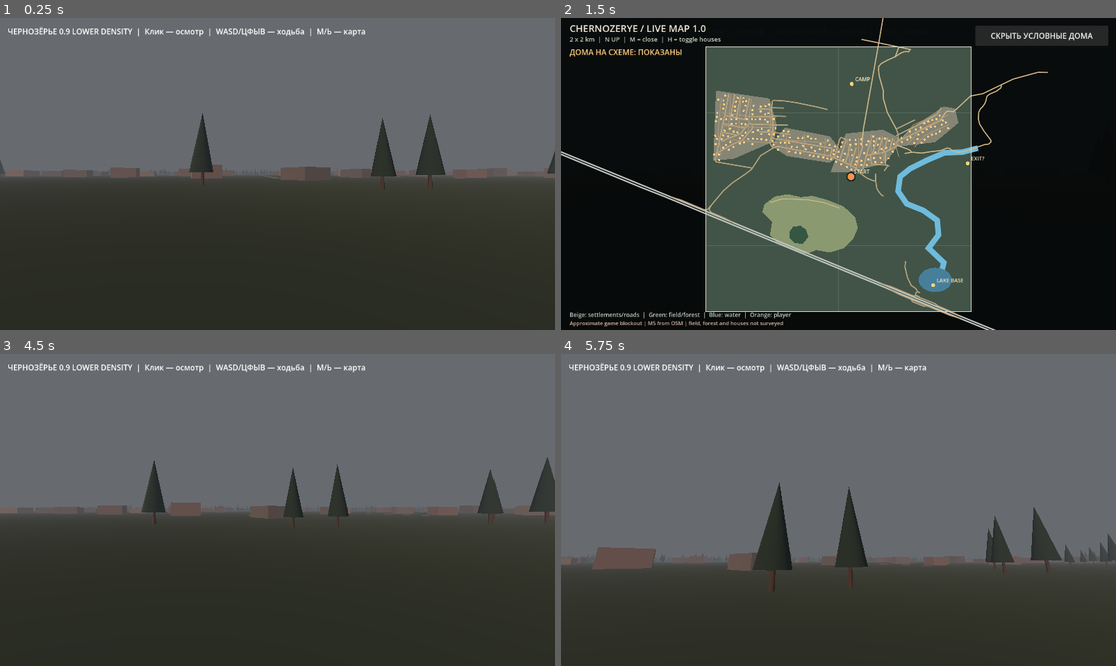
Above: before the commit, frames 1-4 (two rows, left to right).
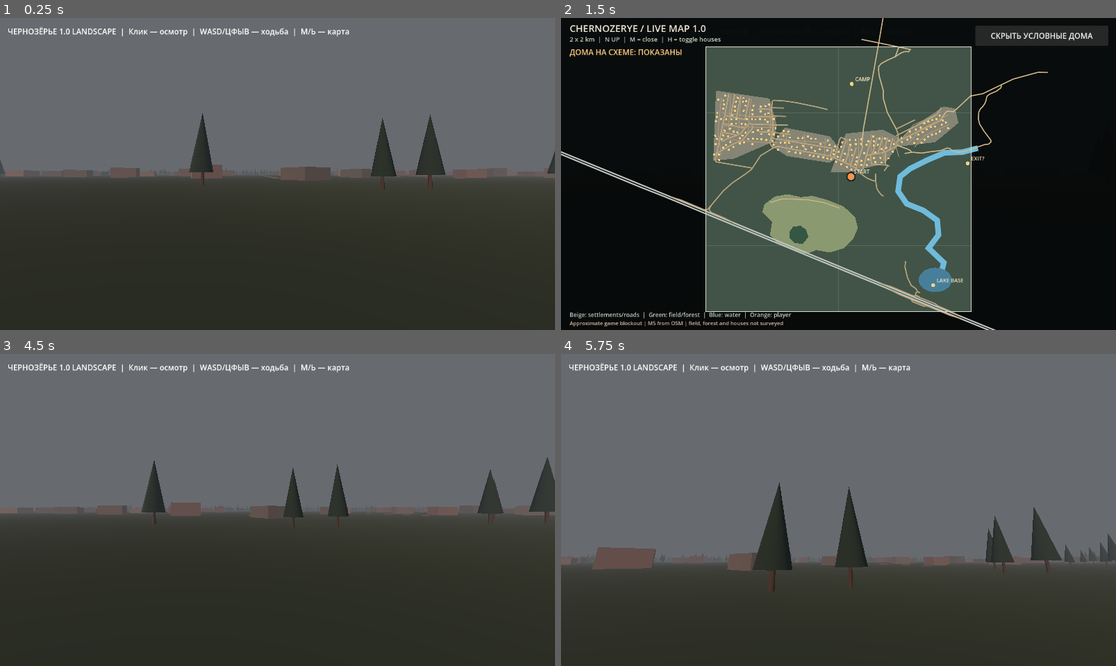
Above: after the commit, the same moments.

Repository: blacklambcult/chernozerye
Game: Godot game, scene res://main.tscn
Same seed, same stepped clock (60 frames per second), same inputs: the game is played once before the commit and once after it.
Inputs (mouse positions are in pixels of both pictures, inside the frame that each line leads up to):
- Up to frame 1 (0.25 s): no input
- Up to frame 2 (1.5 s): tap Enter at 0.5 s; move the mouse to (960, 158) at 0.52 s; hold D 0.53-1.25 s; tap M at 0.6 s; click (960, 158) at 0.67 s; tap Space at 0.77 s; click "ПОКАЗАТЬ УСЛОВНЫЕ ДОМА" at 1.25 s
- Up to frame 3 (4.5 s): click "СКРЫТЬ УСЛОВНЫЕ ДОМА" at 2 s; tap Space at 2.75, 3.02, 4.25 s; move the mouse to (166, 525) at 2.77 s; hold S 2.78-3.53 s; tap Shift at 2.85 s; tap Enter at 3.5 s; move the mouse to (333, 441) at 3.52 s; hold D 3.53-4.28 s; tap H at 3.6 s; move the mouse to (249, 572) at 4.27 s; hold W from 4.28 s (still down); tap M at 4.35 s; click (249, 572) at 4.42 s
- Up to frame 4 (5.75 s): keep holding W; tap Space at 4.52, 5.27 s; move the mouse to (877, 513) at 5.02 s; hold Shift from 5.03 s (still down)

The runs differ from the first frame. In frame 1, 0.7% of the frame differs, in the area x 10-66%, y 3-7%; in frame 2, less than 0.1%; in frame 3, 0.7%; in frame 4, 0.7%.

Commit message:
feat: distinguish asphalt M5 from rural roads and bump landscape prototype

Diff:
--- a/godot/world.gd
+++ b/godot/world.gd
@@ -79,7 +79,8 @@
     var road_type: String = str(tags.get("highway", ""))
     var width := 5.0
     if road_type in ["footway", "path", "track", "cycleway"]: width = 2.0
-    elif road_type in ["primary", "trunk", "secondary"]: width = 9.0
+    elif road_type in ["primary", "trunk", "motorway"]: width = 11.0
+    elif road_type == "secondary": width = 8.0
     var vertices := PackedVector3Array()
     for i in range(pts.size() - 1):
         var a := _coord(pts[i], 0.035)
@@ -95,7 +96,9 @@
     mesh.add_surface_from_arrays(Mesh.PRIMITIVE_TRIANGLES, arr)
     var instance := MeshInstance3D.new()
     instance.mesh = mesh
-    instance.material_override = _material(Color("#918779") if road_type in ["residential", "service", "primary", "secondary", "trunk"] else Color("#786d57"))
+    # Distinguish the existing georeferenced M5 trunk road from earth tracks.
+    var road_color := Color("#505758") if road_type in ["primary", "trunk", "motorway"] else Color("#918779") if road_type in ["residential", "service", "secondary"] else Color("#786d57")
+    instance.material_override = _material(road_color)
     add_child(instance)
 
 func _add_building(feature: Dictionary) -> void:
@@ -140,7 +143,7 @@
 func _create_label() -> void:
     var layer := CanvasLayer.new()
     var label := Label.new()
-    label.text = "ЧЕРНОЗЁРЬЕ 0.9 LOWER DENSITY  |  Клик — осмотр  |  WASD/ЦФЫВ — ходьба  |  M/Ь — карта"
+    label.text = "ЧЕРНОЗЁРЬЕ 1.0 LANDSCAPE  |  Клик — осмотр  |  WASD/ЦФЫВ — ходьба  |  M/Ь — карта"
     label.position = Vector2(16, 16)
     layer.add_child(label)
     add_child(layer)
